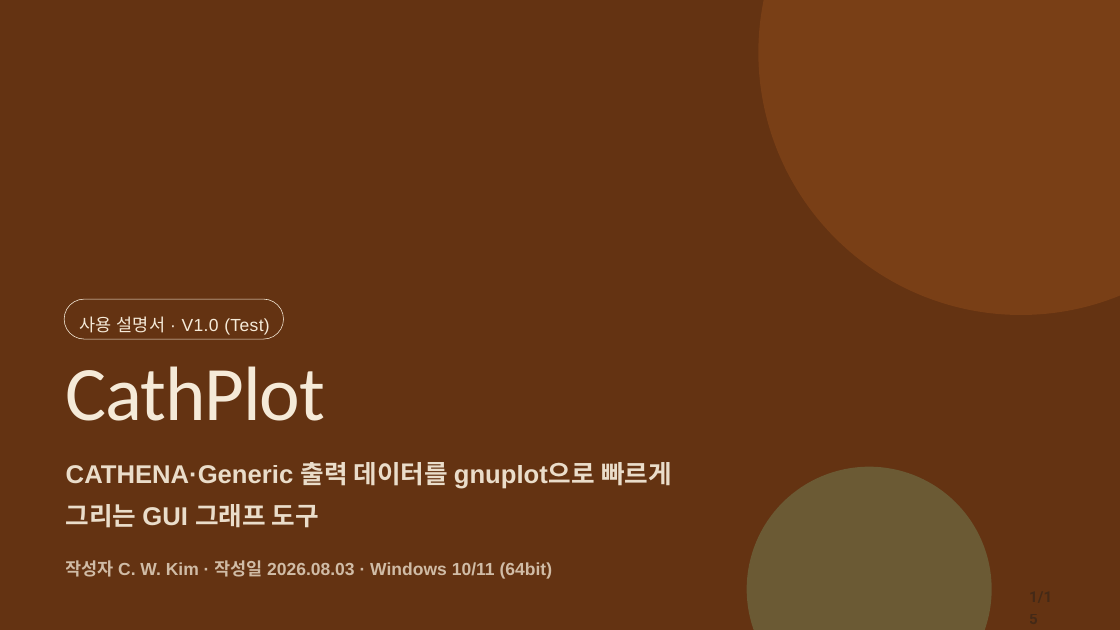
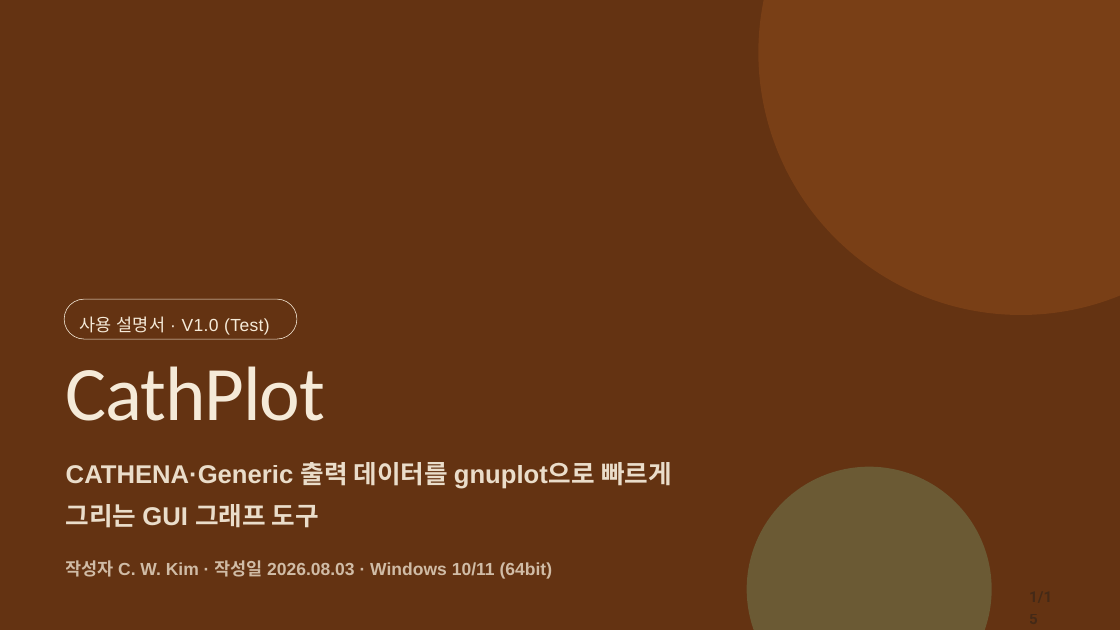
Before and after one commit to CWKIM113/CathPlot_Pub, a slide deck: slide 1 of CathPlot_Deck.pptx. Drawn at 1120x630 pixels with LibreOffice and Linux fonts; fonts in the diff are those of the drawing. Boxes give left, top, right and bottom in pixels: in the first picture for what was removed or moved away, otherwise in the second. Text is boxed around its words. In the diff, an @@ line names an element or a change of style, - is before the commit and + after.

```diff
--- a/CathPlot_Deck.pptx
+++ b/CathPlot_Deck.pptx
@@ rounded rectangle: place and size @@
-rounded rectangle at (64,299,284,339)
+rounded rectangle at (64,299,297,339)
```
Also in this commit, not shown: 10 other slides changed, 1 other file.
